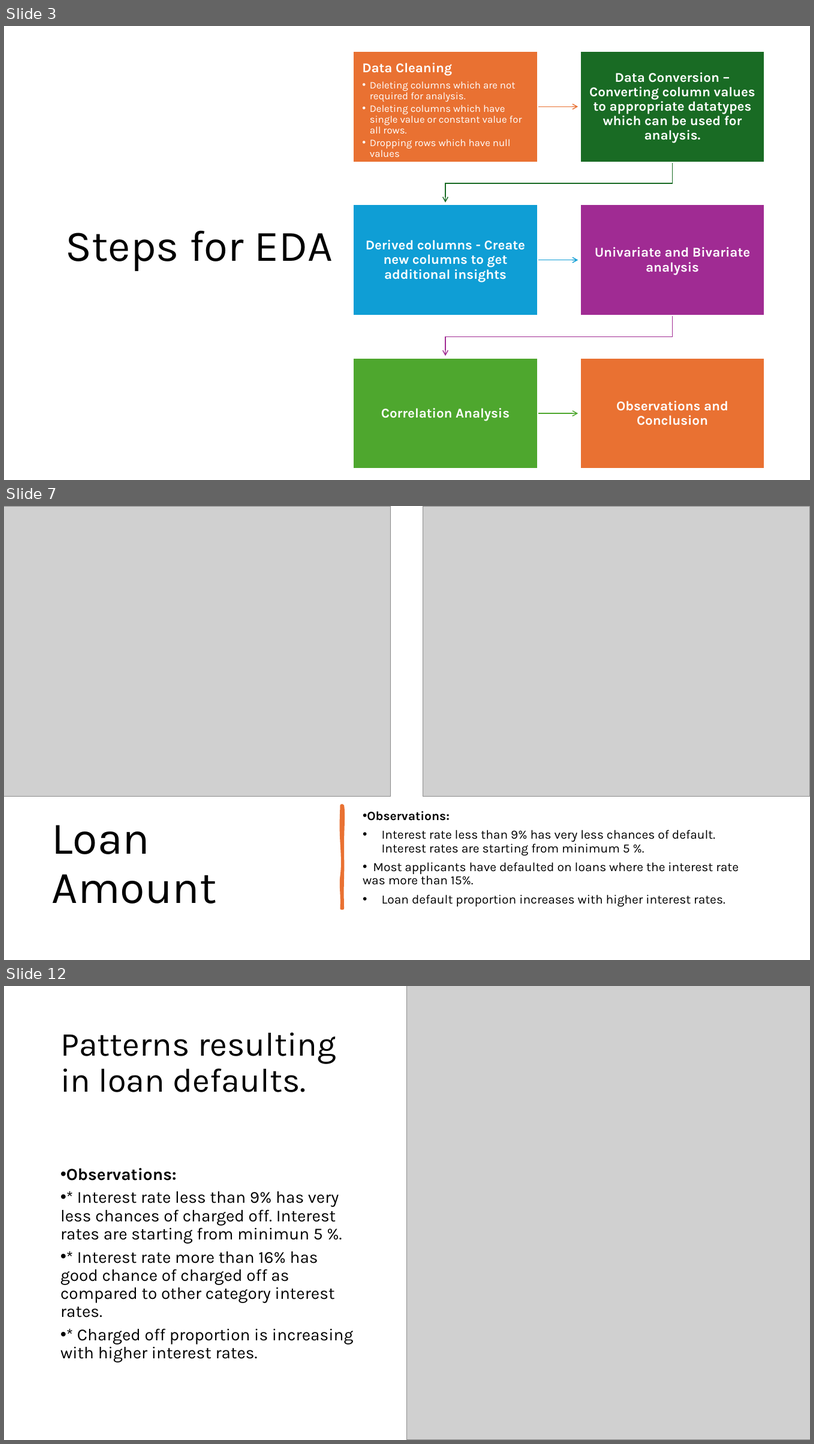
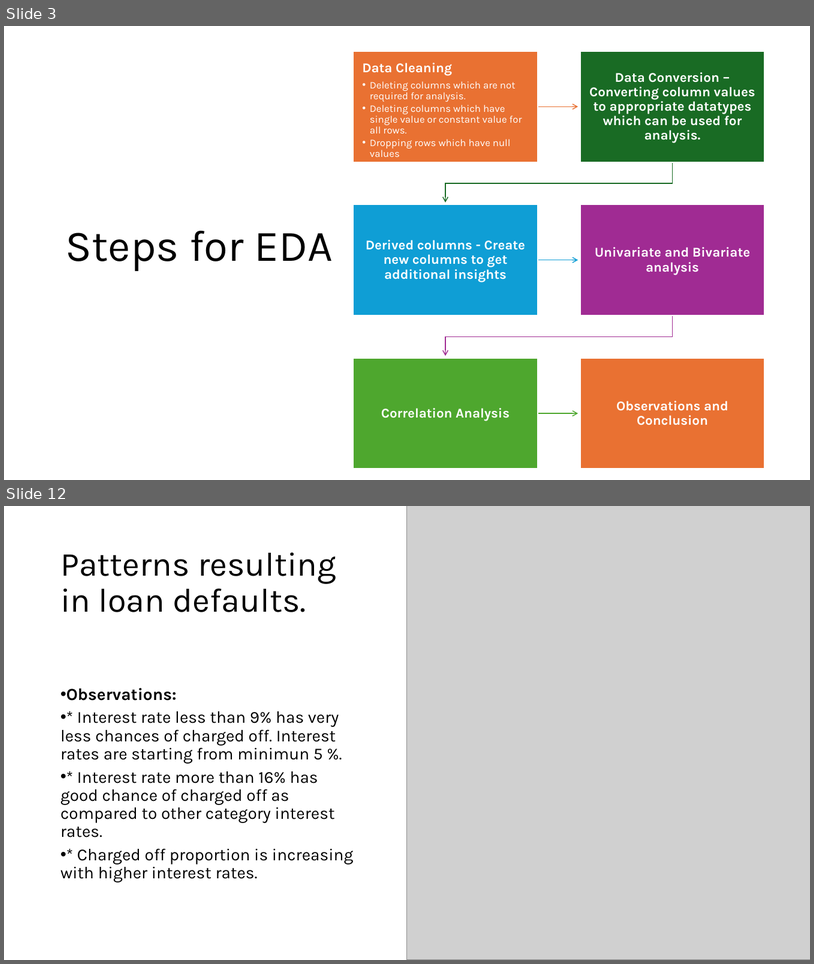
Before and after one commit to cyberpirate92/lending-club-case-study, a slide deck: Lending Club Case Study.pptx. Shown one above the other, each under a label of ours: slides 3, 7 and 12 before the commit, slides 3 and 12 after it; the slides between them are not shown. The pictures are 814x1444 and 814x964 pixels, drawn with LibreOffice and Linux fonts; fonts in the diff are those of the drawing; grey boxes stand for pictures. Boxes give left, top, right and bottom in pixels: in the first picture for what was removed or moved away, otherwise in the second. Text is boxed around its words. In the diff, an @@ line names an element or a change of style, - is before the commit and + after.

```diff
--- a/Lending Club Case Study.pptx
+++ b/Lending Club Case Study.pptx
@@ slide 7 removed at [4, 506, 810, 960], background #FFFFFF @@
@@ picture removed at [4, 506, 391, 796] @@
@@ picture removed at [423, 506, 810, 796] @@
@@ freeform shape removed at [342, 805, 343, 908] @@
@@ text removed at [363, 811, 739, 906] @@
-• Observations:
-• Interest rate less than 9% has very less chances of default. Interest rates are starting from minimum 5 %.
-• Most applicants have defaulted on loans where the interest rate was more than 15%.
-• Loan default proportion increases with higher interest rates.
@@ title removed at [52, 825, 217, 903] @@
-Loan Amount
```
Also in this commit, not shown: 4 slides changed, 4 slides added, 3 other slides removed, 1 other file.
